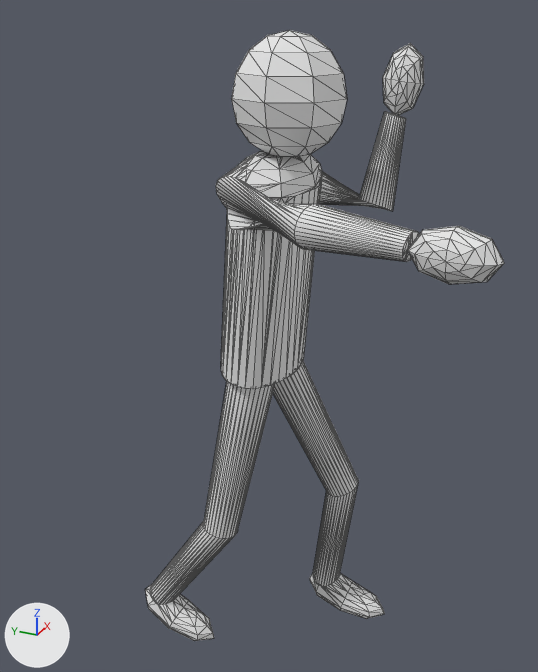
The glTF model assets/standard_character_a_pose.glb, before and after one commit.
Before and after are seen from a camera (50 mm lens) standing at (-1.834, -1.03, 0.779) and looking at (0.008, -0.201, -0.142). The lights are fixed; the arrows at lower left show +X, +Y and +Z. The older version comes first. Both versions are drawn at frame 9 of the action 'neutral_attack2'; the numbers are the values there. Mesh edges are drawn as thin lines.

The first picture shows 'MeshInstance3D'.
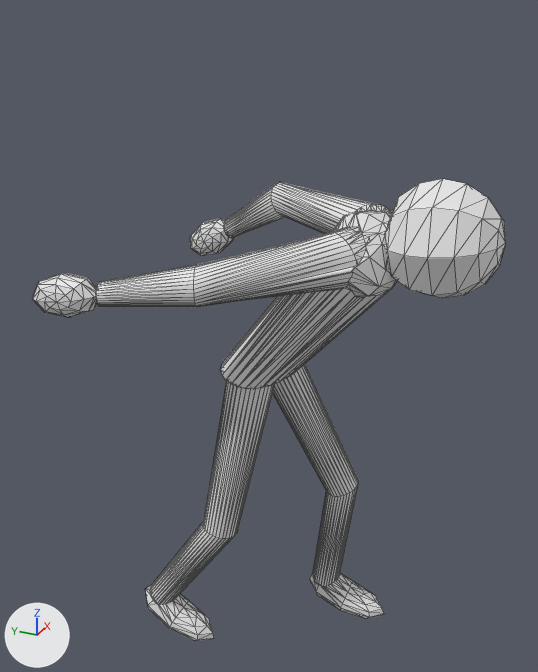
What the commit changed:
Bone 'spine.001' (bone_spine_001) turns from (0, 0, 0) to (7, 0, 0) degrees about its own x, y and z.
Bone 'spine.002' (bone_spine_002) turns from (0, 0, 0) to (45, 0, 0) degrees about its own x, y and z.
Bone 'spine.006' (bone_spine_006) turns from (0, 0, 0) to (33, 0, 0) degrees about its own x, y and z.
Bone 'upper_arm.L' (bone_upper_arm_l) turns from (82, -7, -62) to (-34, 18, -44) degrees about its own x, y and z.
Bone 'forearm.L' (bone_forearm_l) turns from (78, -15, -9) to (17, -4, 0) degrees about its own x, y and z.
Bone 'upper_arm.R' (bone_upper_arm_r) turns from (103, 9, 70) to (-14, -12, 38) degrees about its own x, y and z.

Boxes (x1, y1, x2, y2) around the edits, measured in the pictures (538 x 672 px):
'MeshInstance3D', posed (32% wider, 24% shorter)
    before: (145, 30, 504, 641)
    after: (33, 179, 506, 641)
bone 'spine.001', root to tip
    before: (258, 339) to (263, 298)
    after: (258, 339) to (268, 300)
bone 'spine.002', root to tip
    before: (263, 298) to (261, 240)
    after: (268, 300) to (311, 269)
bone 'spine.006', root to tip
    before: (271, 126) to (271, 101)
    after: (411, 220) to (435, 220)
bone 'upper_arm.L', root to tip
    before: (282, 183) to (375, 209)
    after: (362, 223) to (287, 196)
bone 'forearm.L', root to tip
    before: (375, 209) to (393, 119)
    after: (287, 196) to (235, 227)
bone 'upper_arm.R', root to tip
    before: (221, 215) to (303, 227)
    after: (314, 263) to (201, 285)
